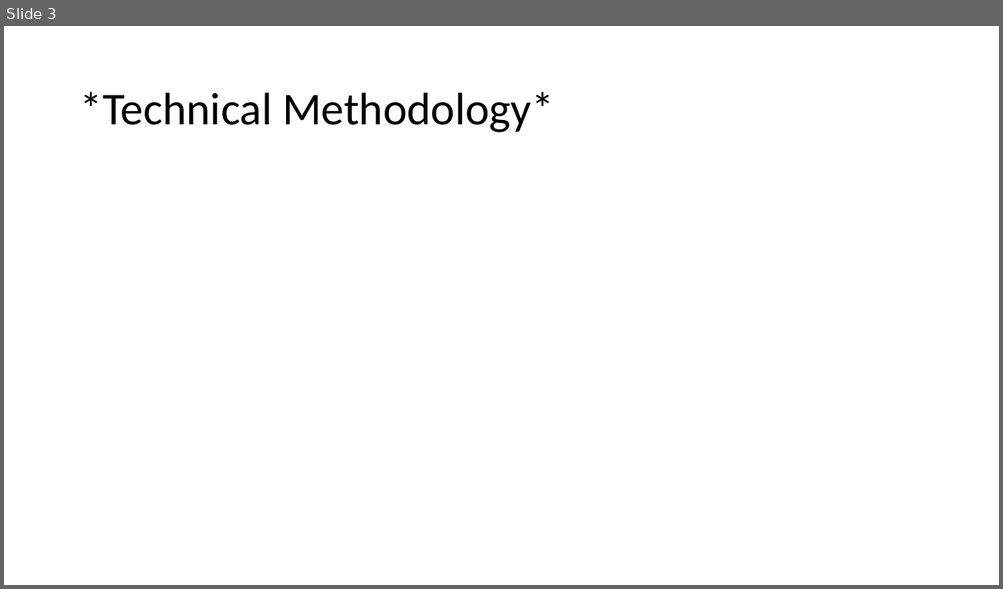
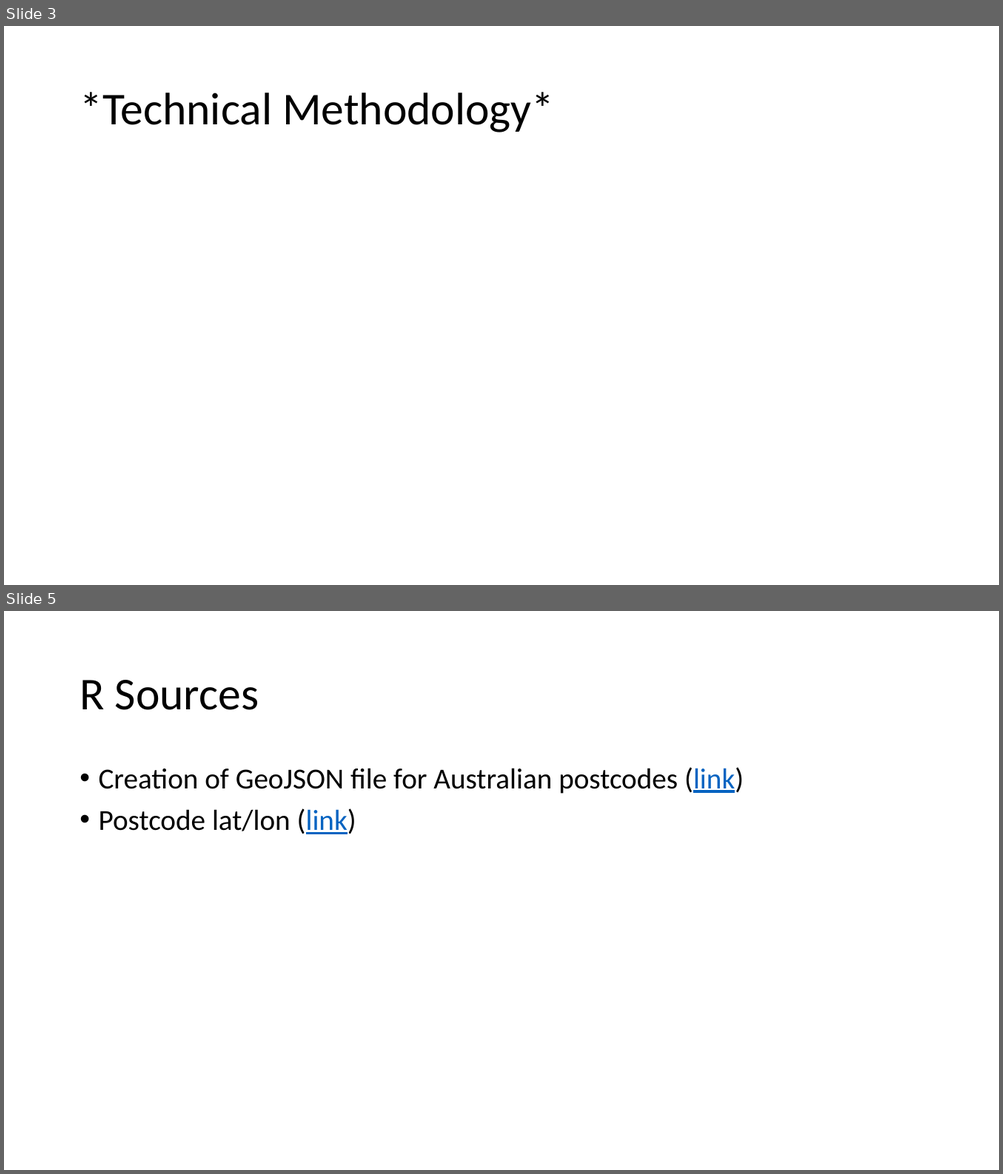
Before and after one commit to vdencarnacion/probset, a slide deck: final_presentation.pptx. Shown one above the other, each under a label of ours: slide 3 before the commit, slides 3 and 5 after it; the slides between them are not shown. The pictures are 1003x589 and 1003x1174 pixels, drawn with LibreOffice and Linux fonts; fonts in the diff are those of the drawing. Boxes give left, top, right and bottom in pixels: in the first picture for what was removed or moved away, otherwise in the second. Text is boxed around its words. In the diff, an @@ line names an element or a change of style, - is before the commit and + after.

```diff
--- a/final_presentation.pptx
+++ b/final_presentation.pptx
@@ slide 5 added at [4, 611, 999, 1170], background #FFFFFF @@
@@ title added at [79, 680, 259, 710], 44 pt, text #000000 @@
+R Sources
@@ text added at [99, 767, 743, 834], 28 pt, text #000000 @@
+• Creation of GeoJSON file for Australian postcodes (link)
+• Postcode lat/lon (link)
```
Also in this commit, not shown: 2 other slides added, 6 other files.
